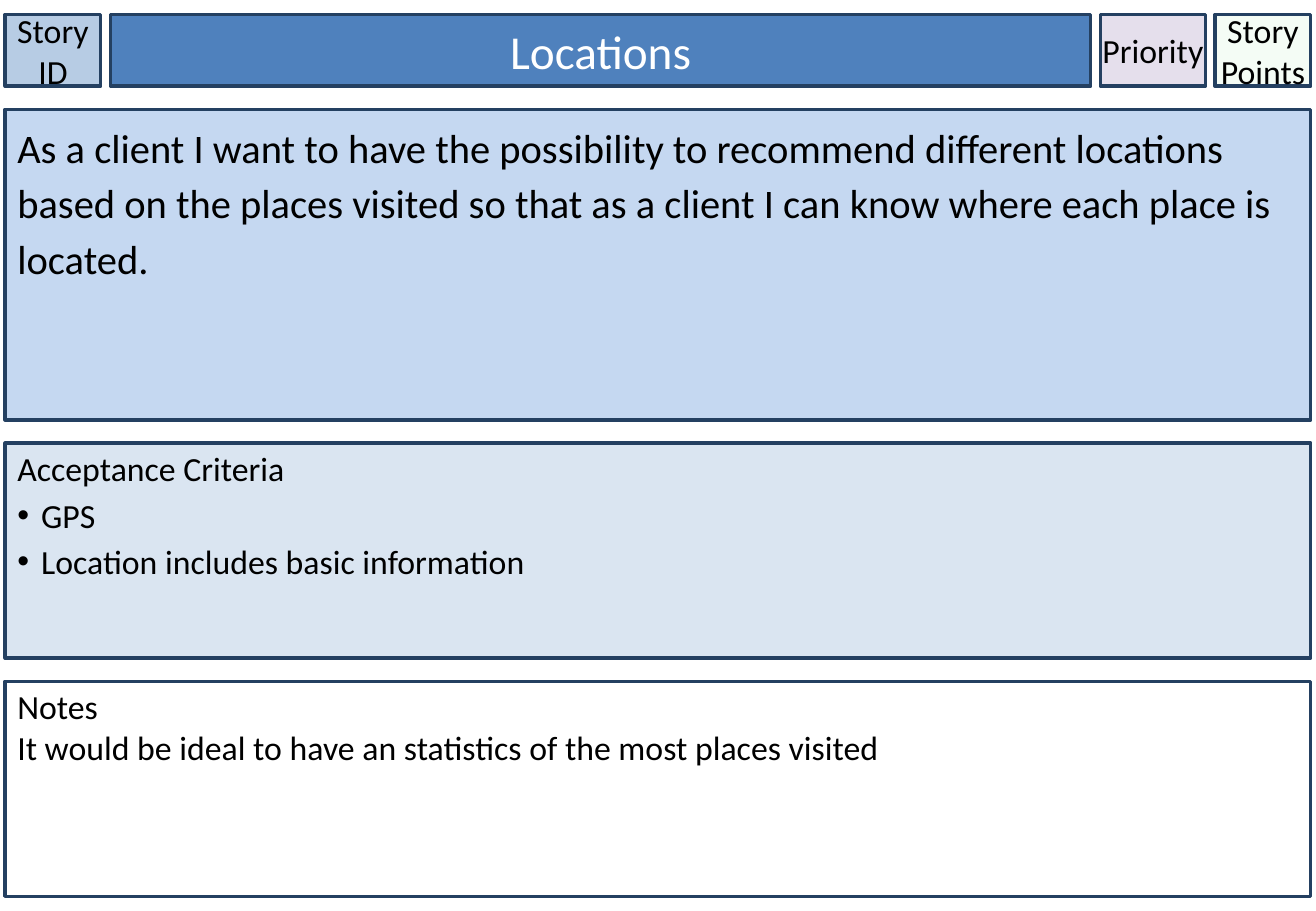
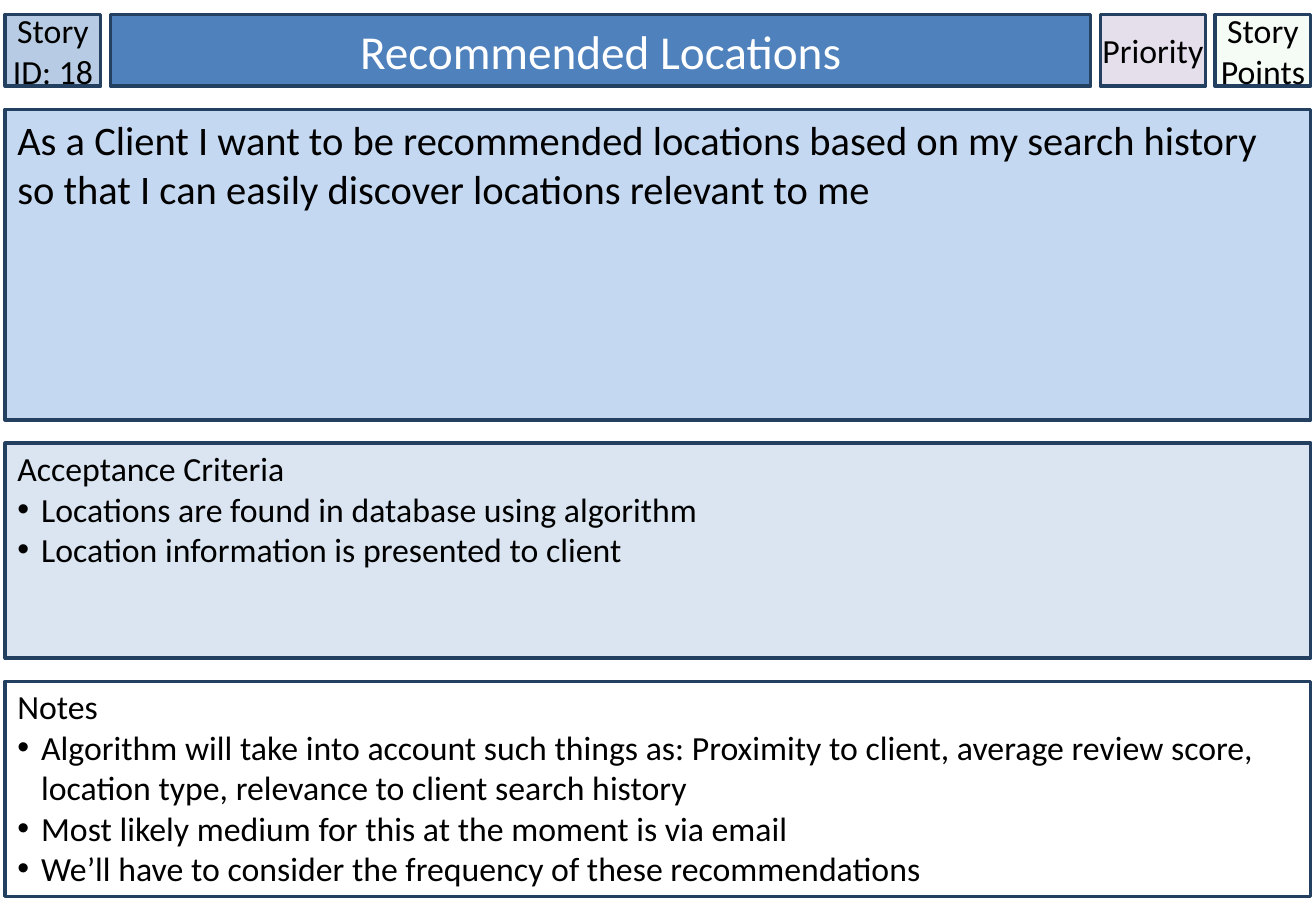
Before and after one commit to lowejosh/Django-landmarks, a slide deck: slide 19 of Story Cards.pptx (slide 31 before the commit). Drawn at 1316x911 pixels with LibreOffice and Linux fonts; fonts in the diff are those of the drawing. Boxes give left, top, right and bottom in pixels: in the first picture for what was removed or moved away, otherwise in the second. Text is boxed around its words. In the diff, an @@ line names an element or a change of style, - is before the commit and + after.

```diff
--- a/Story Cards.pptx
+++ b/Story Cards.pptx
@@ text in rectangle at [13,15,93,92]: text changed @@
-Story ID
+Story ID: 18
@@ text in rectangle at [360,36,841,70]: text changed @@
-Locations
+Recommended Locations
@@ text in rectangle at [17,127,1257,211]: text changed @@
-As a client I want to have the possibility to recommend different locations based on the places visited so that as a client I can know where each place is located.
+As a Client I want to be recommended locations based on my search history so that I can easily discover locations relevant to me
@@ text in rectangle at [41,498,697,568]: text changed @@
-• GPS
-• Location includes basic information
+• Locations are found in database using algorithm
+• Location information is presented to client
@@ text in rectangle at [41,736,1253,887]: text changed @@
-It would be ideal to have an statistics of the most places visited
+• Algorithm will take into account such things as: Proximity to client, average review score, location type, relevance to client search history
+• Most likely medium for this at the moment is via email
+• We’ll have to consider the frequency of these recommendations
```
Also in this commit, not shown: 31 other slides changed, 2 slides added, 1 slide removed, 1 other file.
